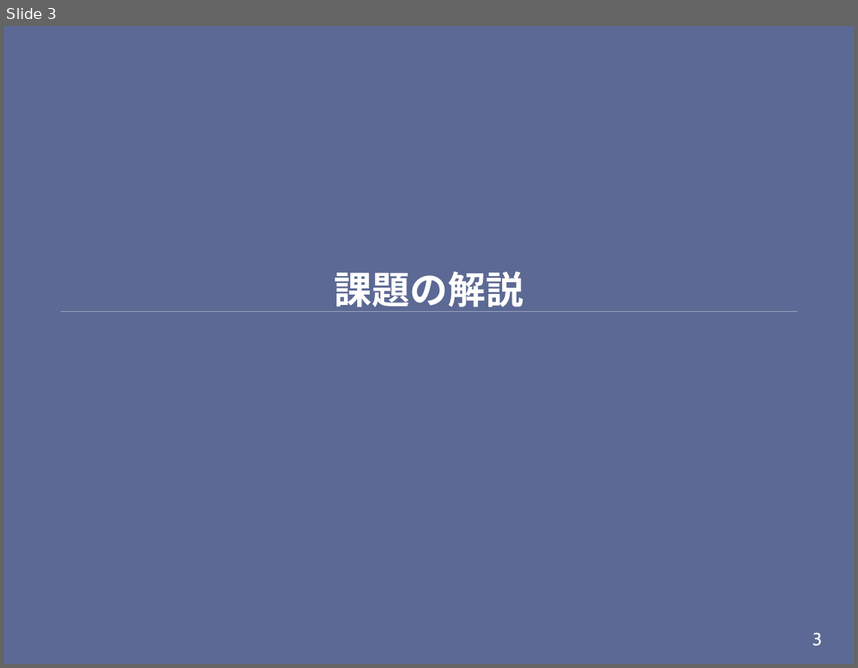
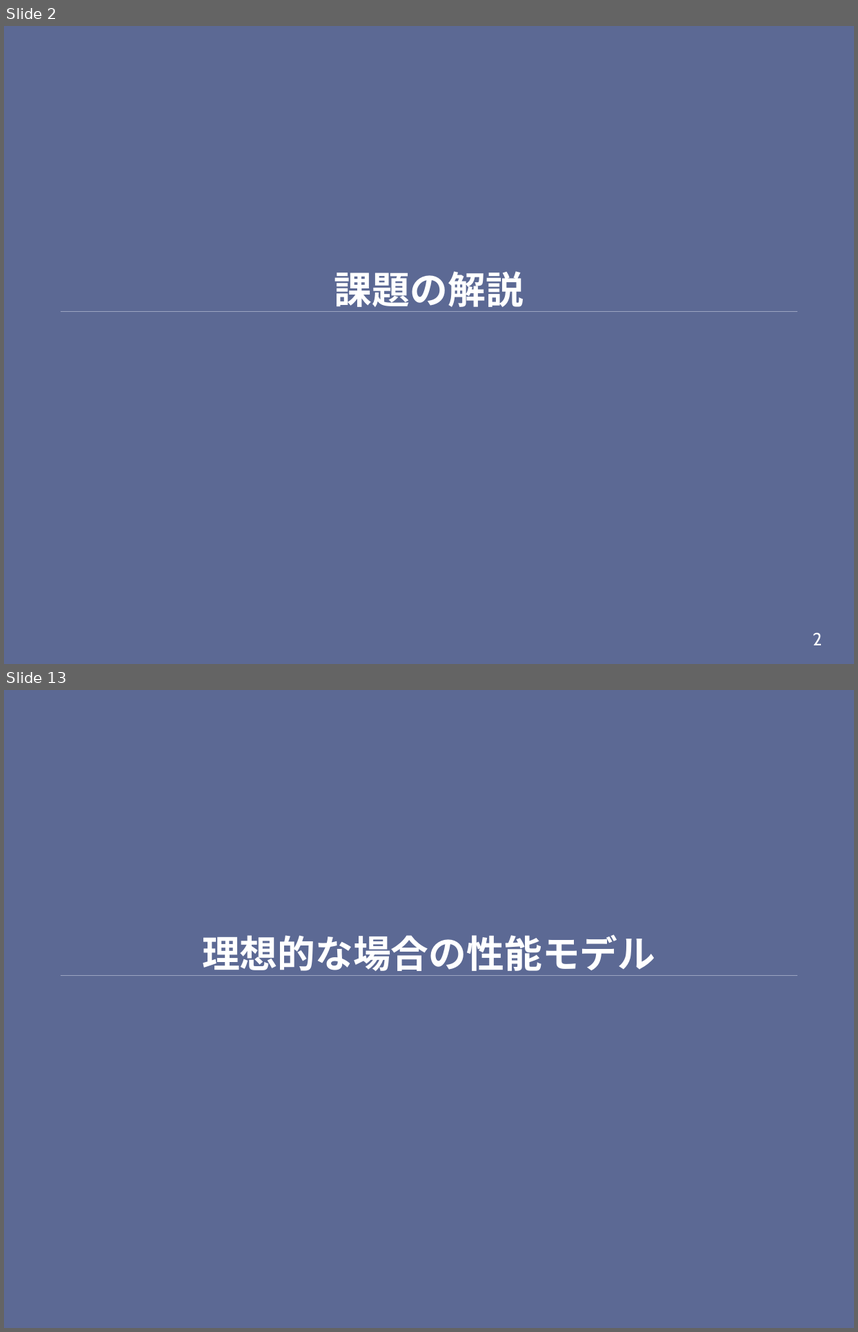
Before and after one commit to shioyadan/otya-computer-architecture-i, a slide deck: cai-shioya-08.pptx. Shown one above the other, each under a label of ours: slide 3 before the commit, slides 2 and 13 after it; the slides between them are not shown. The pictures are 858x668 and 858x1332 pixels, drawn with LibreOffice and Linux fonts; fonts in the diff are those of the drawing. Boxes give left, top, right and bottom in pixels: in the first picture for what was removed or moved away, otherwise in the second. Text is boxed around its words. In the diff, an @@ line names an element or a change of style, - is before the commit and + after.

```diff
--- a/cai-shioya-08.pptx
+++ b/cai-shioya-08.pptx
@@ slide 13 added at box(4, 690, 854, 1328), background #5C6994; not listed: 1 template element that a slide beside it also shows @@
@@ title added at box(202, 934, 655, 976), 32 pt, text #FFFFFF, bold @@
+理想的な場合の性能モデル
@@ what was slide 3 is now slide 2 @@
@@ page number at box(813, 632, 822, 645): text changed @@
-3
+2
```
Also in this commit, not shown: 12 slides changed, 68 other slides added, 7 slides removed, 2 other files.
